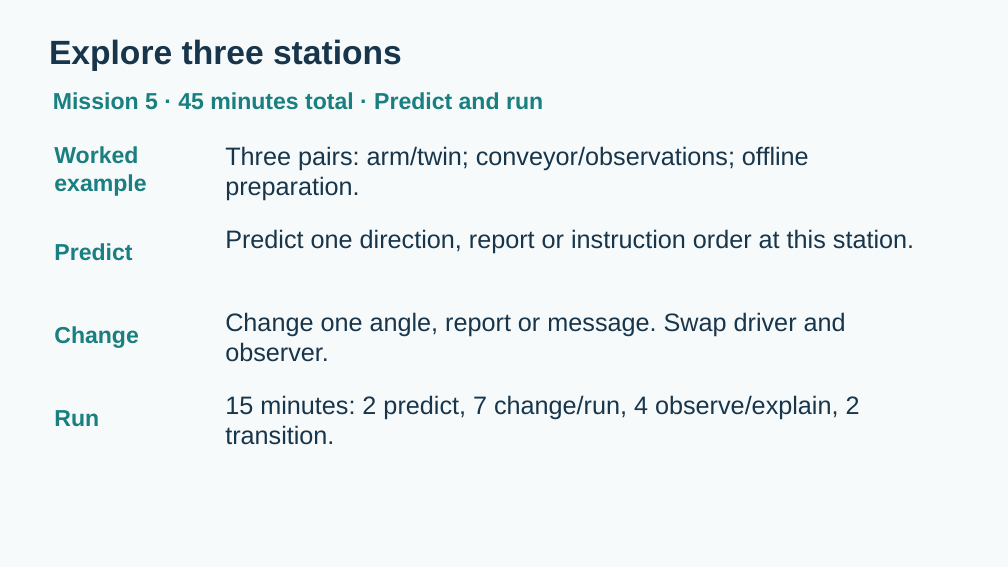
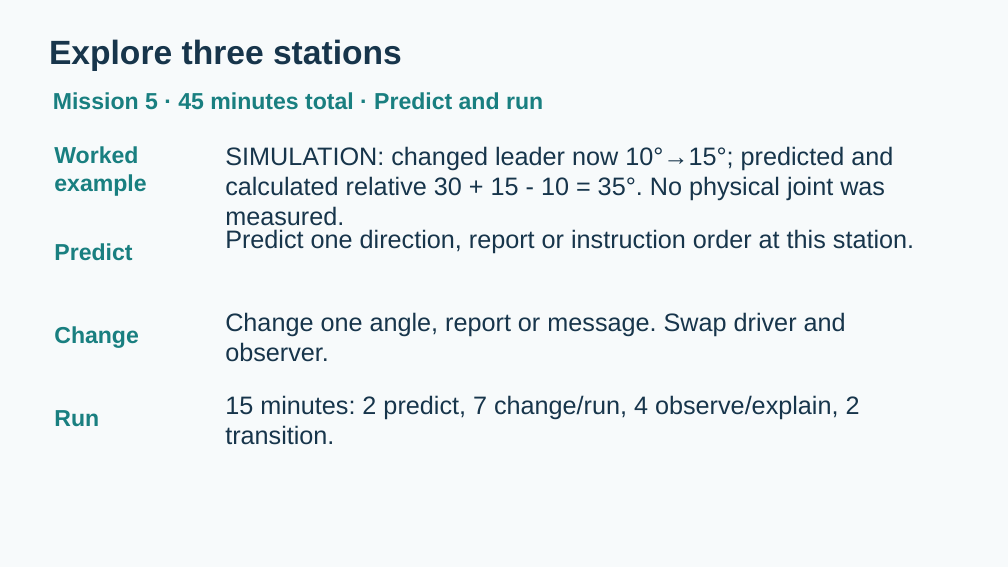
Before and after one commit to mul-cps/teaching-exciting-science-2026, a slide deck: slide 17 of docs/workshop-slides.pptx. Drawn at 1008x567 pixels with LibreOffice and Linux fonts; fonts in the diff are those of the drawing. Boxes give left, top, right and bottom in pixels: in the first picture for what was removed or moved away, otherwise in the second. Text is boxed around its words. In the diff, an @@ line names an element or a change of style, - is before the commit and + after.

```diff
--- a/docs/workshop-slides.pptx
+++ b/docs/workshop-slides.pptx
@@ text at [225,146,893,200]: text changed @@
-Three pairs: arm/twin; conveyor/observations; offline preparation.
+SIMULATION: changed leader now 10°→15°; predicted and calculated relative 30 + 15 - 10 = 35°. No physical joint was measured.
```
Also in this commit, not shown: 3 other slides changed, 14 other files.
